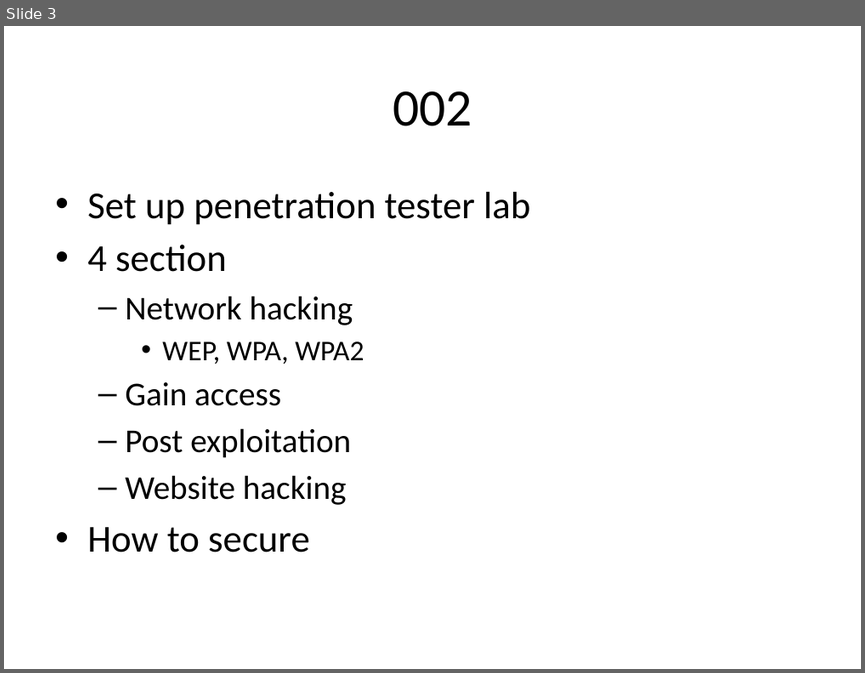
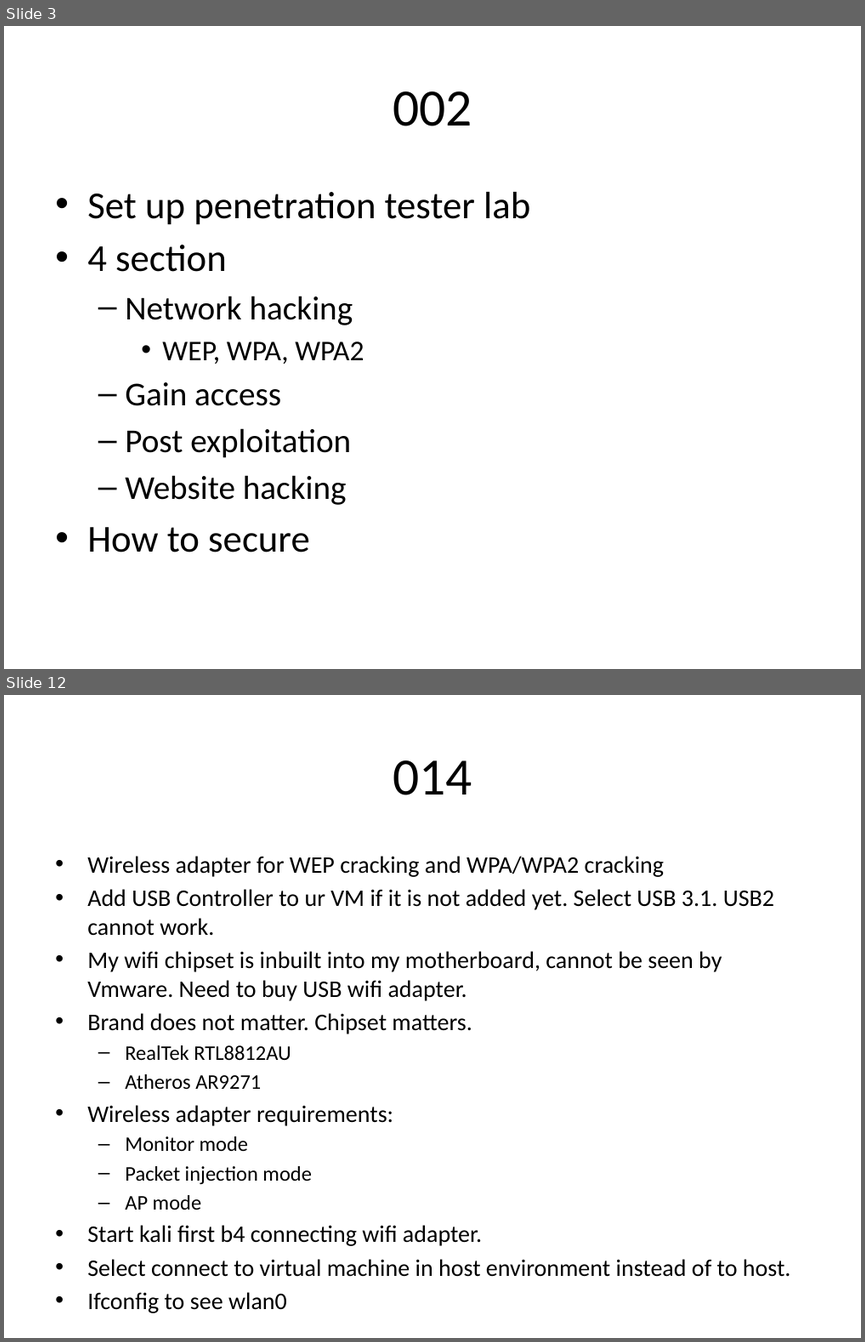
Before and after one commit to kindaichinisan/ethical_hacking, a slide deck: Ethical hacking.pptx. Shown one above the other, each under a label of ours: slide 3 before the commit, slides 3 and 12 after it; the slides between them are not shown. The pictures are 865x673 and 865x1342 pixels, drawn with LibreOffice and Linux fonts; fonts in the diff are those of the drawing. Boxes give left, top, right and bottom in pixels: in the first picture for what was removed or moved away, otherwise in the second. Text is boxed around its words. In the diff, an @@ line names an element or a change of style, - is before the commit and + after.

```diff
--- a/Ethical hacking.pptx
+++ b/Ethical hacking.pptx
@@ slide 12 added at bbox=[4, 695, 861, 1338], background #FFFFFF @@
@@ title added at bbox=[392, 760, 472, 795], 44 pt, text #000000 @@
+014
@@ text added at bbox=[87, 856, 791, 1276], 20 pt, text #000000 @@
+• Wireless adapter for WEP cracking and WPA/WPA2 cracking
+• Add USB Controller to ur VM if it is not added yet. Select USB 3.1. USB2 cannot work.
+• My wifi chipset is inbuilt into my motherboard, cannot be seen by Vmware. Need to buy USB wifi adapter.
+• Brand does not matter. Chipset matters.
+  – RealTek RTL8812AU
+  – Atheros AR9271
+• Wireless adapter requirements:
+  – Monitor mode
+  – Packet injection mode
+  – AP mode
+• Start kali first b4 connecting wifi adapter.
+• Select connect to virtual machine in host environment instead of to host.
+• Ifconfig to see wlan0
```
Also in this commit, not shown: 11 other slides added, 29 other files.
